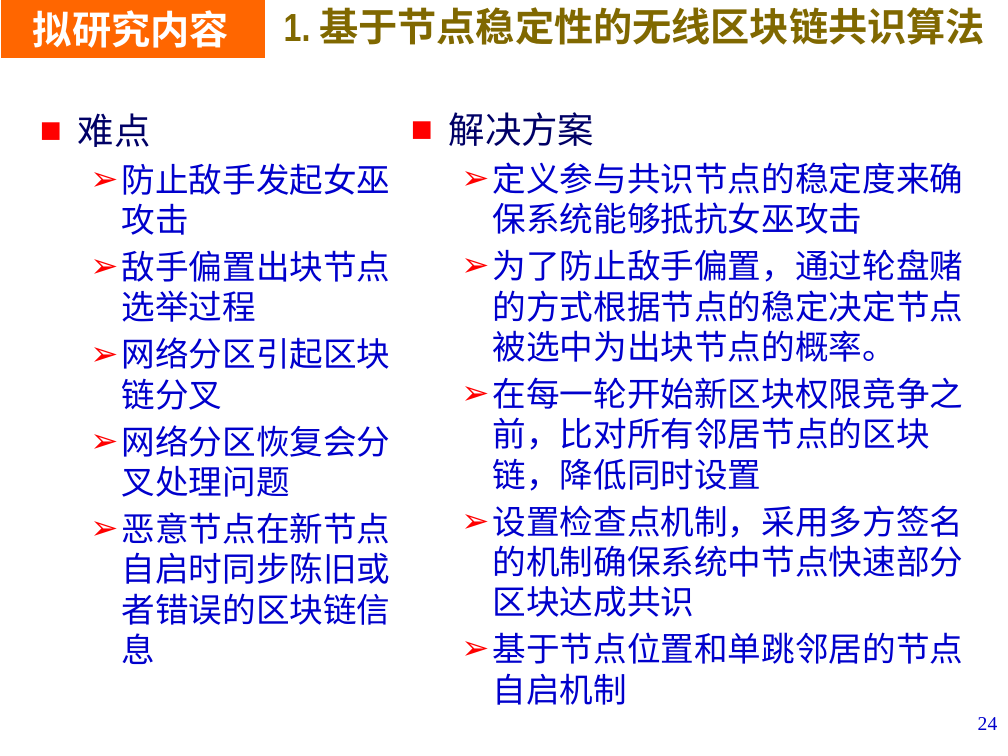
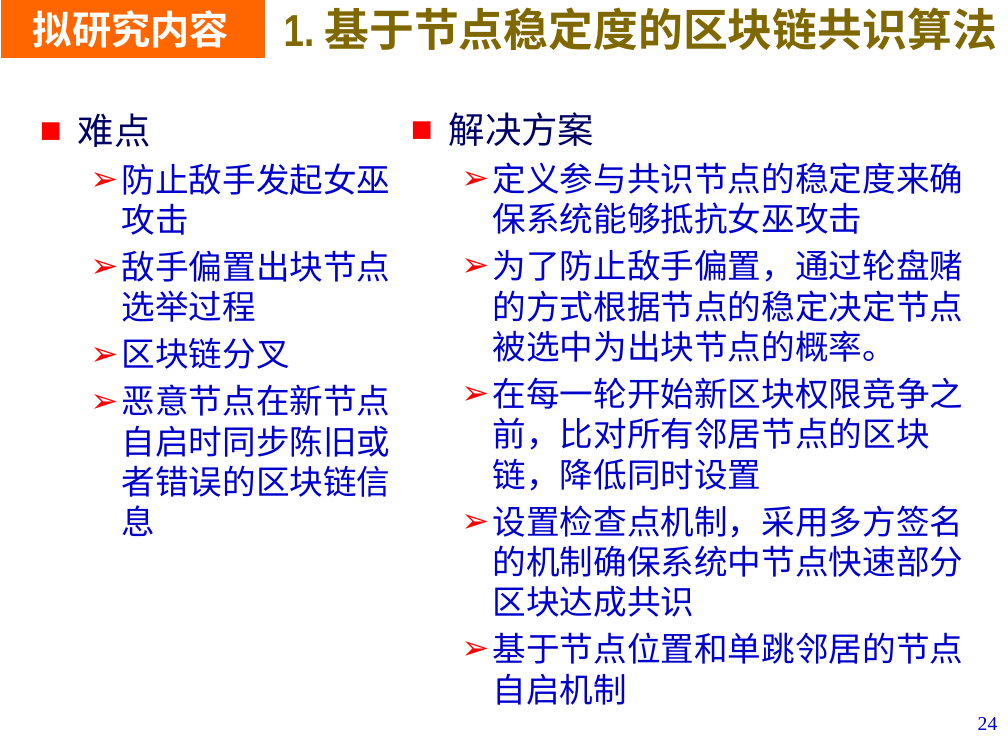
Before and after one commit to LiZhang2021/Blockchain, a slide deck: slide 24 of Doc/PHD_Papers/Thesis_Proposal/开题V2.pptx. Drawn at 1008x756 pixels with LibreOffice and Linux fonts; fonts in the diff are those of the drawing; background and template pictures are left out. Boxes give left, top, right and bottom in pixels: in the first picture for what was removed or moved away, otherwise in the second. Text is boxed around its words. In the diff, an @@ line names an element or a change of style, - is before the commit and + after.

```diff
--- a/Doc/PHD_Papers/Thesis_Proposal/开题V2.pptx
+++ b/Doc/PHD_Papers/Thesis_Proposal/开题V2.pptx
@@ text at <box>284,7,997,50</box>: text changed; size 28 to 32 pt @@
-1. 基于节点稳定性的无线区块链共识算法
+1. 基于节点稳定度的区块链共识算法
@@ text at <box>122,337,290,369</box>: text changed @@
-  ➢ 网络分区引起区块链分叉
-  ➢ 网络分区恢复会分叉处理问题
+  ➢ 区块链分叉
```
Also in this commit, not shown: 8 other slides changed, 5 other files.
